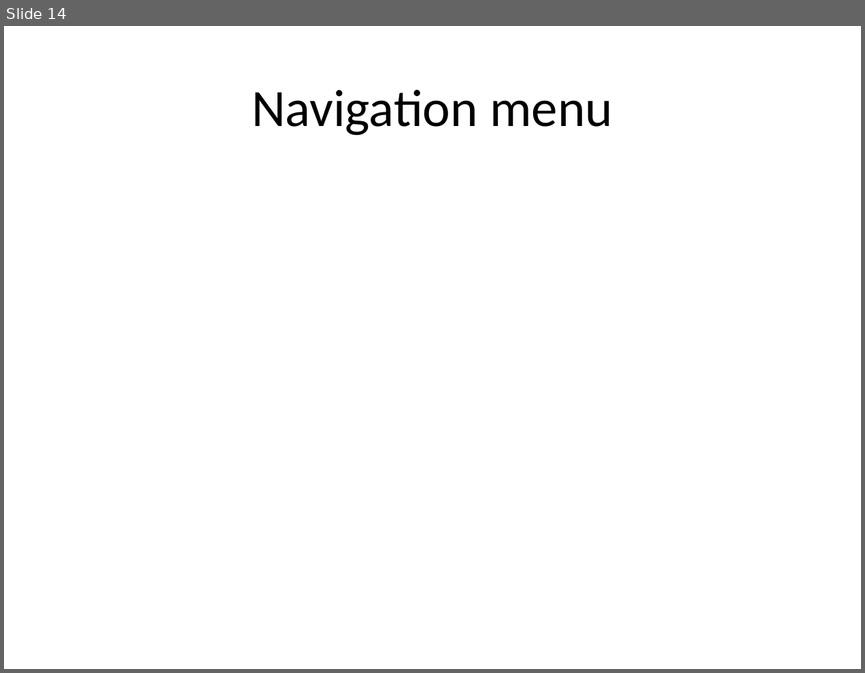
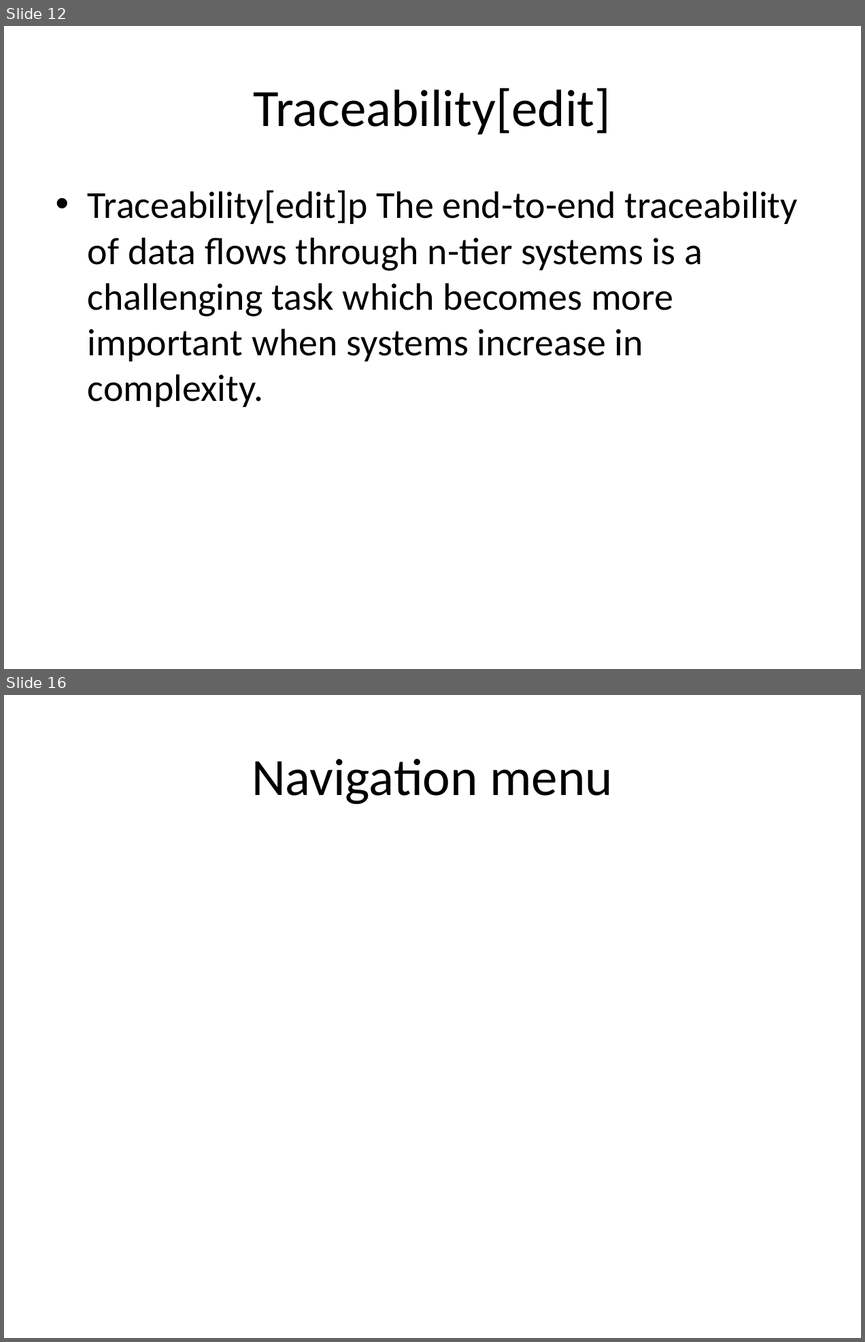
Before and after one commit to eppisai/Uplift---Smart-educational-Platform, a slide deck: AutoPPT-main/AutoPPT-main/something.pptx. Shown one above the other, each under a label of ours: slide 14 before the commit, slides 12 and 16 after it; the slides between them are not shown. The pictures are 865x673 and 865x1342 pixels, drawn with LibreOffice and Linux fonts; fonts in the diff are those of the drawing. Boxes give left, top, right and bottom in pixels: in the first picture for what was removed or moved away, otherwise in the second. Text is boxed around its words. In the diff, an @@ line names an element or a change of style, - is before the commit and + after.

```diff
--- a/AutoPPT-main/AutoPPT-main/something.pptx
+++ b/AutoPPT-main/AutoPPT-main/something.pptx
@@ slide 12 added at (4, 26, 861, 669), background #FFFFFF @@
@@ title added at (254, 88, 611, 135), 44 pt, text #000000 @@
+Traceability[edit]
@@ text added at (88, 190, 798, 407), 32 pt, text #000000 @@
+• Traceability[edit]p The end-to-end traceability of data flows through n-tier systems is a challenging task which becomes more important when systems increase in complexity.
@@ what was slide 14 is now slide 16 @@
```
Also in this commit, not shown: 2 slides changed, 12 other slides added, 12 slides removed, 10 other files.
